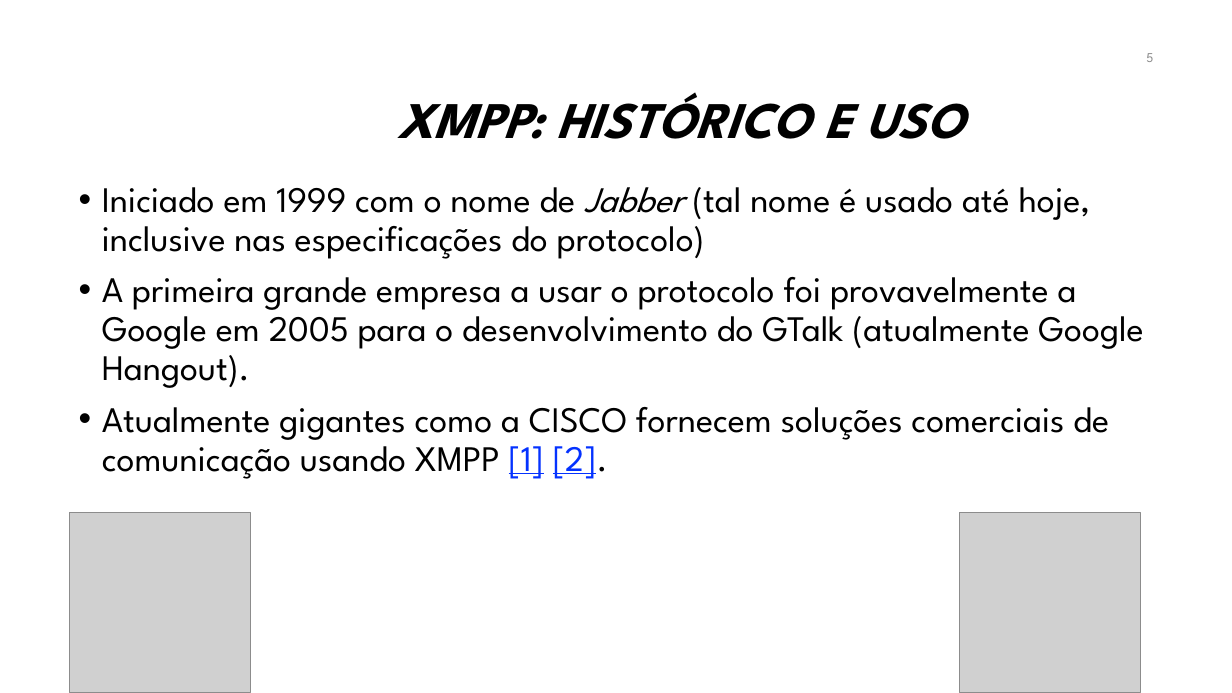
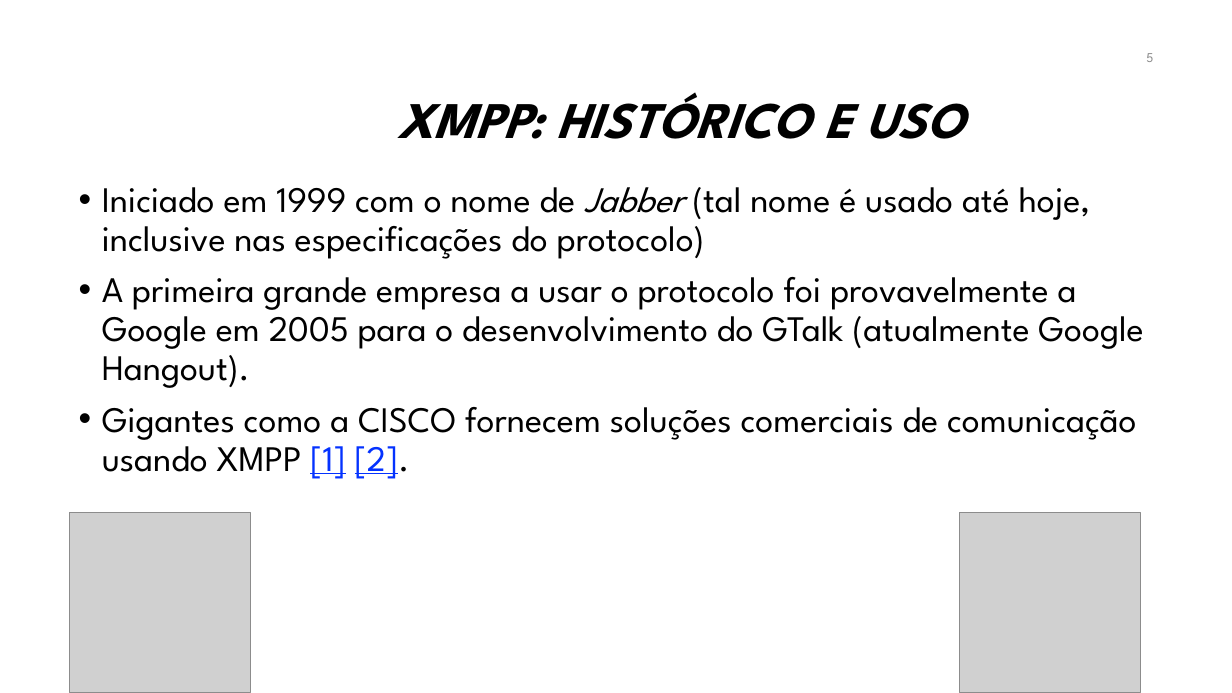
Before and after one commit to manoelcampos/sistemas-distribuidos, a slide deck: slide 5 of projects/03-xmpp/xmpp.pptx. Drawn at 1232x693 pixels with LibreOffice and Linux fonts; fonts in the diff are those of the drawing; grey boxes stand for pictures; background and template pictures are left out. Boxes give left, top, right and bottom in pixels: in the first picture for what was removed or moved away, otherwise in the second. Text is boxed around its words. In the diff, an @@ line names an element or a change of style, - is before the commit and + after.

```diff
--- a/projects/03-xmpp/xmpp.pptx
+++ b/projects/03-xmpp/xmpp.pptx
@@ text at box(102, 407, 1136, 479): text changed @@
-• Atualmente gigantes como a CISCO fornecem soluções comerciais de comunicação usando XMPP [1] [2].
+• Gigantes como a CISCO fornecem soluções comerciais de comunicação usando XMPP [1] [2].
```
Also in this commit, not shown: 3 other slides changed, 2 other files.
